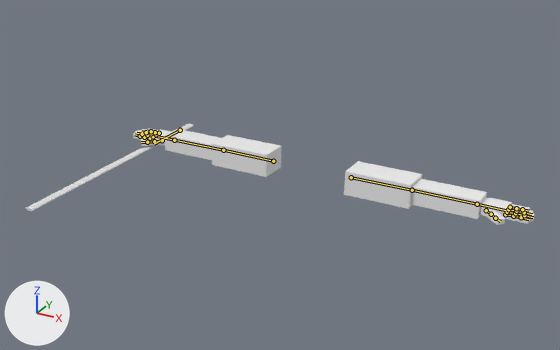
The Blender file components/character/assets/blender/fp_rig.blend: old version first, new version second.
Rendered twice from a 50 mm lens placed at (1.48, -3.0, 1.44), pointed at (-0.02, -0.27, 0.07). Lighting does not change. The marker at lower left points along +X, +Y and +Z. The picture after the commit comes second. The bones that change, and the others that lie on the model, are drawn over the model as lines.

The first picture shows 'MockSword', 'arms'.
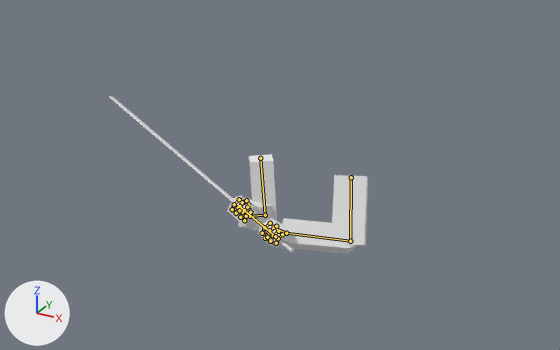
The newer file adds an action. The first version stands in its rest pose; the second is drawn at frame 0 of the action 'Parry'.

Patch to the scene script:
```diff
--- a/components/character/assets/blender/fp_rig.blend.py
+++ b/components/character/assets/blender/fp_rig.blend.py
@@ bone_thumb_ctrl_l @@
 bone_thumb_ctrl_l = bpy.data.objects['rig'].pose.bones['Thumb.Ctrl.L']  # child of 'Hand.L'
-bone_thumb_ctrl_l.rotation_quaternion = (1.0, 0.0, 0.0, 0.0)  # degrees (0, 0, 0)
+bone_thumb_ctrl_l.rotation_quaternion = (0.665, 0.394, 0.432, -0.464)  # degrees (21, 70, -55)
@@ bone_index_ctrl_l @@
 bone_index_ctrl_l = bpy.data.objects['rig'].pose.bones['Index.Ctrl.L']  # child of 'Hand.L'
-bone_index_ctrl_l.rotation_quaternion = (1.0, 0.0, 0.0, 0.0)  # degrees (0, 0, 0)
+bone_index_ctrl_l.rotation_quaternion = (0.87, 0.0, 0.0, -0.494)  # degrees (0, 0, -59)
@@ bone_middle_ctrl_l @@
 bone_middle_ctrl_l = bpy.data.objects['rig'].pose.bones['Middle.Ctrl.L']  # child of 'Hand.L'
-bone_middle_ctrl_l.rotation_quaternion = (1.0, 0.0, 0.0, 0.0)  # degrees (0, 0, 0)
+bone_middle_ctrl_l.rotation_quaternion = (0.87, 0.0, 0.0, -0.494)  # degrees (0, 0, -59)
@@ bone_ring_ctrl_l @@
 bone_ring_ctrl_l = bpy.data.objects['rig'].pose.bones['Ring.Ctrl.L']  # child of 'Hand.L'
-bone_ring_ctrl_l.rotation_quaternion = (1.0, 0.0, 0.0, 0.0)  # degrees (0, 0, 0)
+bone_ring_ctrl_l.rotation_quaternion = (0.87, 0.0, 0.0, -0.494)  # degrees (0, 0, -59)
@@ bone_little_ctrl_l @@
 bone_little_ctrl_l = bpy.data.objects['rig'].pose.bones['Little.Ctrl.L']  # child of 'Hand.L'
-bone_little_ctrl_l.rotation_quaternion = (1.0, 0.0, 0.0, 0.0)  # degrees (0, 0, 0)
+bone_little_ctrl_l.rotation_quaternion = (0.87, 0.0, 0.0, -0.494)  # degrees (0, 0, -59)
@@ bone_hand_ctrl_l @@
 bone_hand_ctrl_l = bpy.data.objects['rig'].pose.bones['Hand.Ctrl.L']  # child of 'Root'
-bone_hand_ctrl_l.location = (0.0, 0.0, 0.0)
-bone_hand_ctrl_l.rotation_quaternion = (1.0, 0.0, 0.0, 0.0)  # degrees (0, 0, 0)
+bone_hand_ctrl_l.location = (0.203, -0.764, 0.28)
+bone_hand_ctrl_l.rotation_quaternion = (0.624, 0.69, -0.362, 0.05)  # degrees (105, -31, -31)
@@ bone_upperarm_ctrl_l @@
 bone_upperarm_ctrl_l = bpy.data.objects['rig'].pose.bones['UpperArm.Ctrl.L']  # child of 'Root'
-bone_upperarm_ctrl_l.rotation_quaternion = (1.0, 0.0, 0.0, 0.0)  # degrees (0, 0, 0)
+bone_upperarm_ctrl_l.rotation_quaternion = (0.676, 0.0, -0.737, 0.0)  # degrees (0, -95, 0)
@@ bone_thumb_ctrl_r @@
 bone_thumb_ctrl_r = bpy.data.objects['rig'].pose.bones['Thumb.Ctrl.R']  # child of 'Hand.R'
-bone_thumb_ctrl_r.rotation_quaternion = (1.0, 0.0, 0.0, 0.0)  # degrees (0, 0, 0)
+bone_thumb_ctrl_r.rotation_quaternion = (0.665, 0.394, -0.432, 0.464)  # degrees (21, -70, 55)
@@ bone_index_ctrl_r @@
 bone_index_ctrl_r = bpy.data.objects['rig'].pose.bones['Index.Ctrl.R']  # child of 'Hand.R'
-bone_index_ctrl_r.rotation_quaternion = (1.0, 0.0, 0.0, 0.0)  # degrees (0, 0, 0)
+bone_index_ctrl_r.rotation_quaternion = (0.87, 0.0, 0.0, 0.494)  # degrees (0, 0, 59)
@@ bone_middle_ctrl_r @@
 bone_middle_ctrl_r = bpy.data.objects['rig'].pose.bones['Middle.Ctrl.R']  # child of 'Hand.R'
-bone_middle_ctrl_r.rotation_quaternion = (1.0, 0.0, 0.0, 0.0)  # degrees (0, 0, 0)
+bone_middle_ctrl_r.rotation_quaternion = (0.87, 0.0, 0.0, 0.494)  # degrees (0, 0, 59)
@@ bone_ring_ctrl_r @@
 bone_ring_ctrl_r = bpy.data.objects['rig'].pose.bones['Ring.Ctrl.R']  # child of 'Hand.R'
-bone_ring_ctrl_r.rotation_quaternion = (1.0, 0.0, 0.0, 0.0)  # degrees (0, 0, 0)
+bone_ring_ctrl_r.rotation_quaternion = (0.87, 0.0, 0.0, 0.494)  # degrees (0, 0, 59)
@@ bone_little_ctrl_r @@
 bone_little_ctrl_r = bpy.data.objects['rig'].pose.bones['Little.Ctrl.R']  # child of 'Hand.R'
-bone_little_ctrl_r.rotation_quaternion = (1.0, 0.0, 0.0, 0.0)  # degrees (0, 0, 0)
+bone_little_ctrl_r.rotation_quaternion = (0.868, 0.0, 0.0, 0.497)  # degrees (0, 0, 60)
@@ bone_hand_ctrl_r @@
 bone_hand_ctrl_r = bpy.data.objects['rig'].pose.bones['Hand.Ctrl.R']  # child of 'Root'
-bone_hand_ctrl_r.location = (0.0, 0.0, 0.0)
-bone_hand_ctrl_r.rotation_quaternion = (1.0, 0.0, 0.0, 0.0)  # degrees (0, 0, 0)
+bone_hand_ctrl_r.location = (-0.163, -0.617, 0.282)
+bone_hand_ctrl_r.rotation_quaternion = (-0.016, 0.316, 0.688, 0.653)  # degrees (-81, -154, -27)
@@ bone_upperarm_ctrl_r @@
 bone_upperarm_ctrl_r = bpy.data.objects['rig'].pose.bones['UpperArm.Ctrl.R']  # child of 'Root'
-bone_upperarm_ctrl_r.location = (0.0, 0.0, 0.0)
-bone_upperarm_ctrl_r.rotation_quaternion = (1.0, 0.0, 0.0, 0.0)  # degrees (0, 0, 0)
+bone_upperarm_ctrl_r.location = (0.001, 0.071, 0.002)
+bone_upperarm_ctrl_r.rotation_quaternion = (0.829, 0.0, -0.016, 0.558)  # degrees (-1, -1, 68)
```

Location of each change, [x1, y1, x2, y2] in pixels of the pictures (560 x 350 px):
'arms', posed (65% narrower): before [133, 128, 534, 225]; after [228, 154, 368, 254]
'MockSword', posed (10% wider, 78% taller): before [26, 124, 194, 211]; after [109, 96, 294, 252]
bone 'Hand.Ctrl.L', root to tip: before (477, 204) to (506, 210); after (286, 233) to (277, 229)
